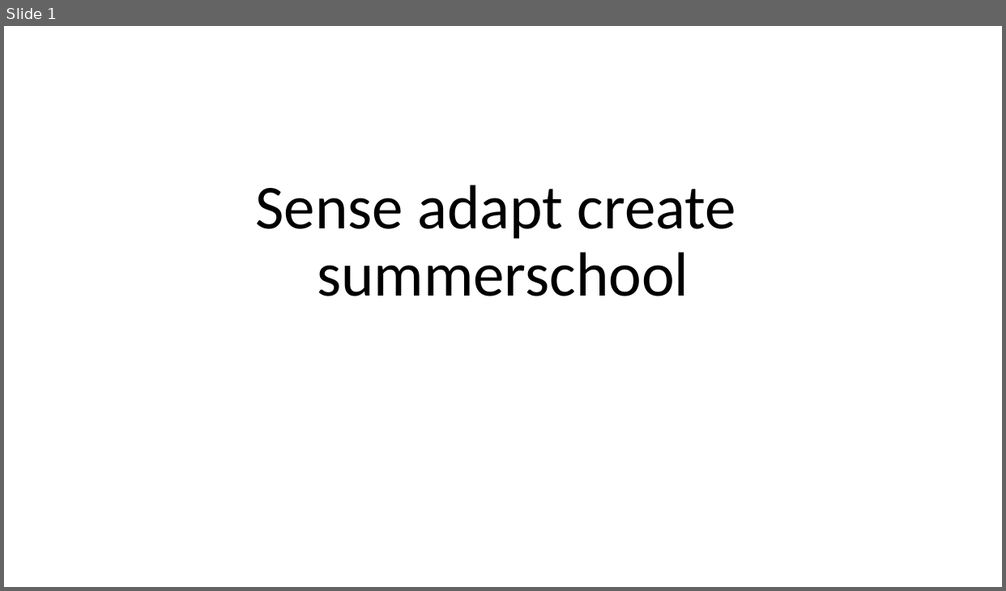
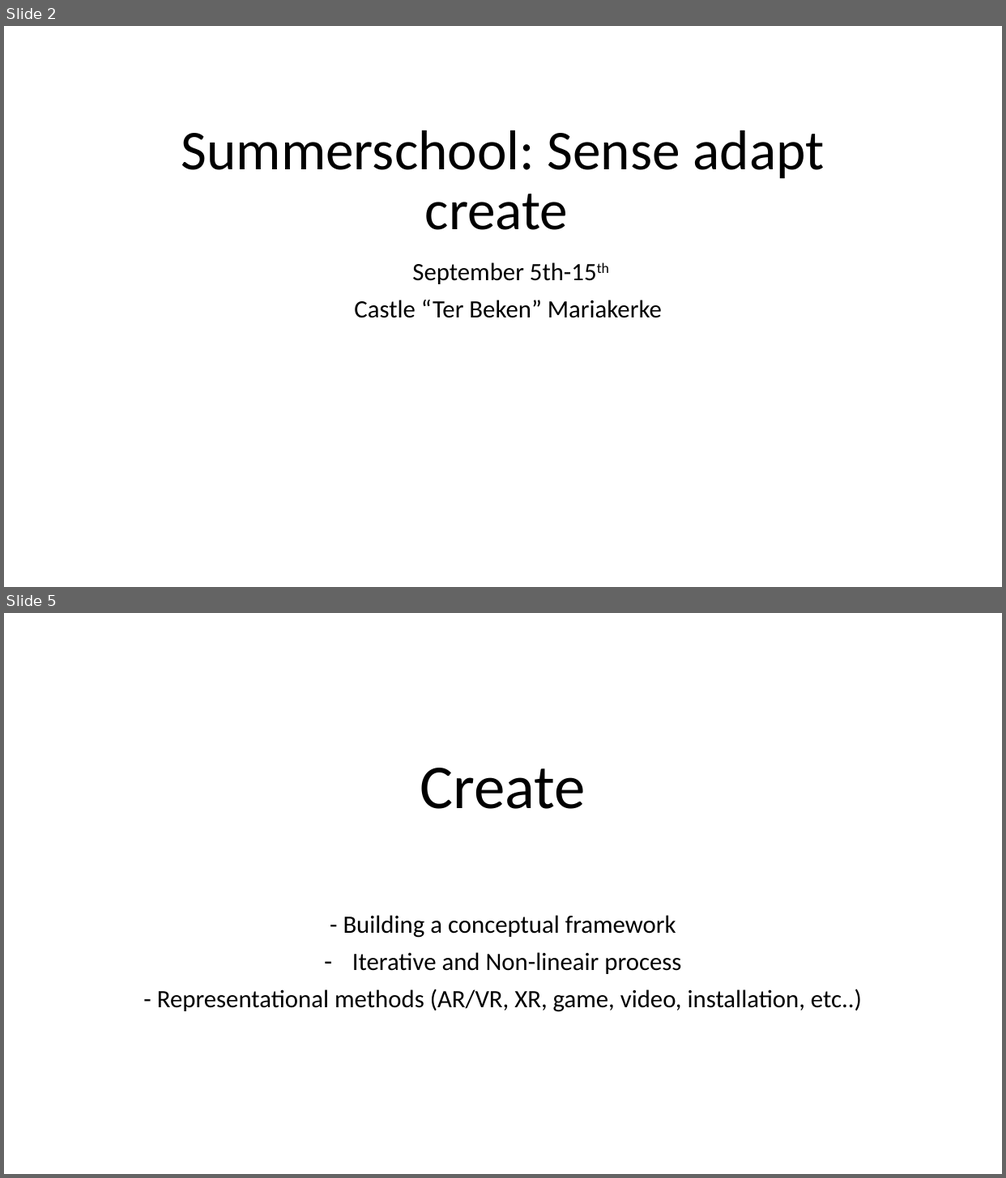
Before and after one commit to creatievemakers/presentations, a slide deck: 23-05-2022/Sense adapt create.pptx. Shown one above the other, each under a label of ours: slide 1 before the commit, slides 2 and 5 after it; the slides between them are not shown. The pictures are 1006x591 and 1006x1178 pixels, drawn with LibreOffice and Linux fonts; fonts in the diff are those of the drawing. Boxes give left, top, right and bottom in pixels: in the first picture for what was removed or moved away, otherwise in the second. Text is boxed around its words. In the diff, an @@ line names an element or a change of style, - is before the commit and + after.

```diff
--- a/23-05-2022/Sense adapt create.pptx
+++ b/23-05-2022/Sense adapt create.pptx
@@ slide 5 added at [4, 613, 1002, 1174], background #FFFFFF @@
@@ title added at [420, 768, 586, 809], 60 pt, text #000000 @@
+Create
@@ subtitle added at [157, 915, 862, 1012], 24 pt, text #000000 @@
+- Building a conceptual framework
+– Iterative and Non-lineair process
+- Representational methods (AR/VR, XR, game, video, installation, etc..)
@@ what was slide 1 is now slide 2 @@
@@ slide 2 changed as well @@
@@ title at [181, 130, 825, 230]: text changed; size 60 to 54 pt @@
-Sense adapt create
-summerschool
+Summerschool: Sense adapt create
@@ subtitle added at [354, 263, 662, 318], 24 pt, text #000000 @@
+September 5th-15th
+Castle “Ter Beken” Mariakerke
```
Also in this commit, not shown: 5 other slides added.
